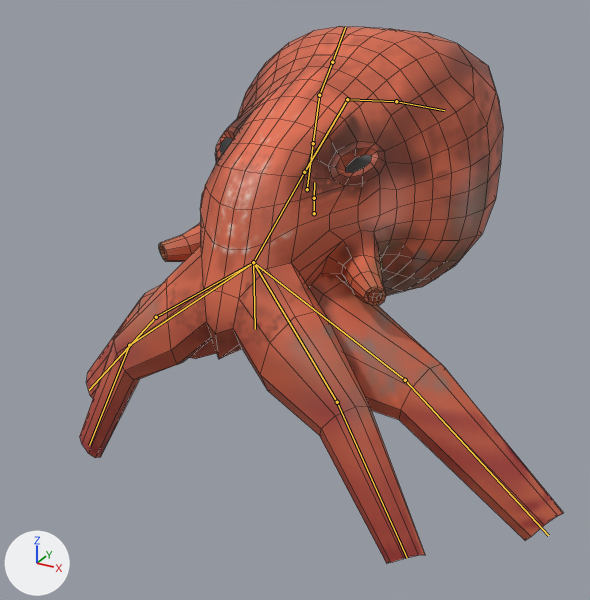
What one commit did to the Blender file Assets/models/tentacle.blend.
One viewpoint serves both versions: a camera (50 mm lens) standing at (22.6, -43.7, 15.6) and looking at (-1.5, 0.2, -6.3). Lighting does not change. The marker at lower left points along +X, +Y and +Z. The older version comes first. The bones that change, and the others that lie on the model, are drawn over the model as lines. Mesh edges are drawn as thin lines.

The first picture shows 'Roundcube'.
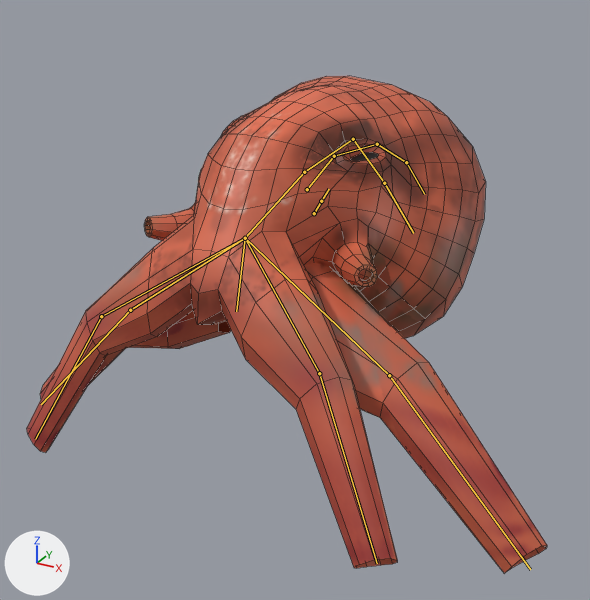
The newer file adds an action. The first version stands in its rest pose; the second is drawn at frame 11 of the action 'attack hurt'.

Pixel boxes (x1, y1, x2, y2) of what changed, in the pictures (590 x 600 px):
'Roundcube', posed (8% wider, 7% shorter)
    before: (80, 27, 563, 563)
    after: (27, 76, 547, 573)
bone 'Bone', root to tip
    before: (304, 172) to (347, 99)
    after: (304, 172) to (353, 139)
bone 'Bone.003', root to tip
    before: (304, 172) to (253, 262)
    after: (304, 172) to (245, 238)

Diff of the bpy script that builds the scene:
```diff
--- a/Assets/models/tentacle.blend.py
+++ b/Assets/models/tentacle.blend.py
@@ bone_bone @@
 bone_bone = bpy.data.objects['Armature'].pose.bones['Bone']
-bone_bone.rotation_quaternion = (1.0, 0.0, 0.0, 0.0)  # degrees (0, 0, 0)
+bone_bone.rotation_quaternion = (0.976, 0.017, 0.052, -0.213)  # degrees (1, 6, -25)
@@ bone_bone_003 @@
 bone_bone_003 = bpy.data.objects['Armature'].pose.bones['Bone.003']
-bone_bone_003.rotation_quaternion = (1.0, 0.0, 0.0, 0.0)  # degrees (0, 0, 0)
+bone_bone_003.rotation_quaternion = (0.991, 0.131, 0.0, 0.0)  # degrees (15, 0, 0)
```
